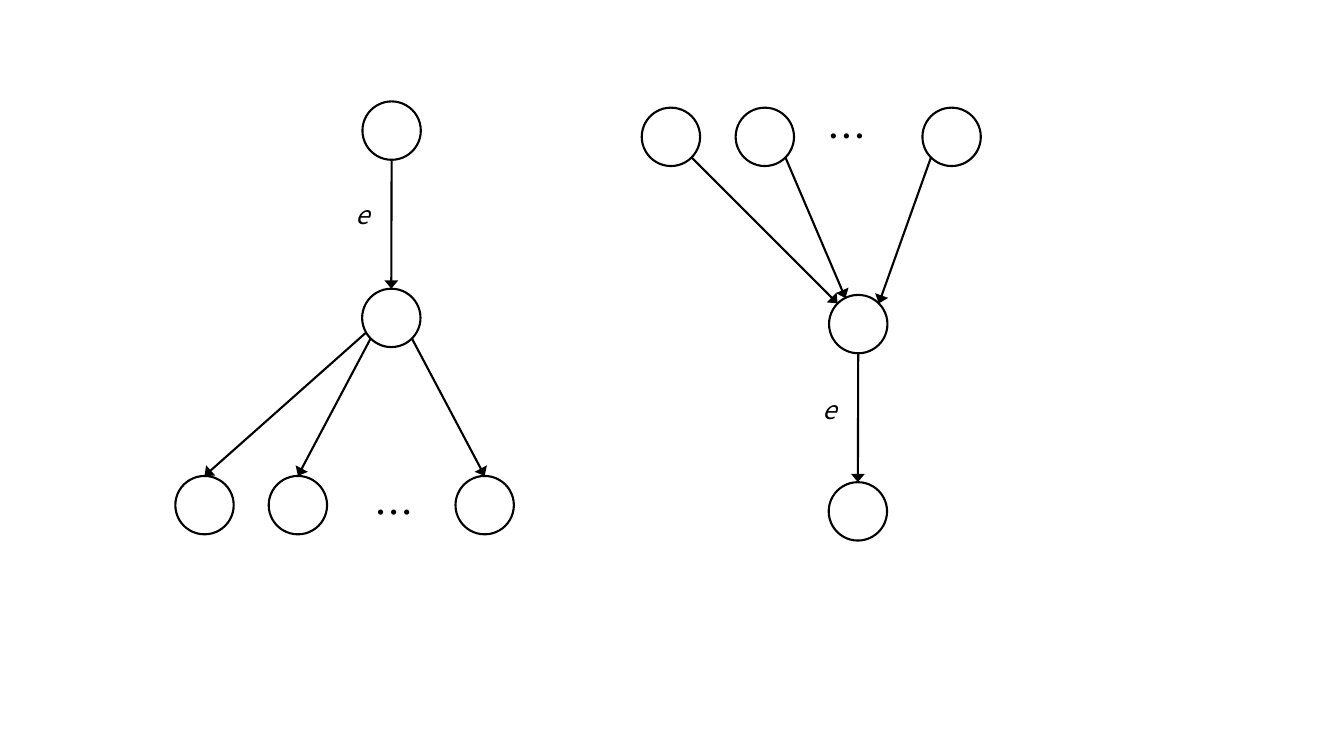
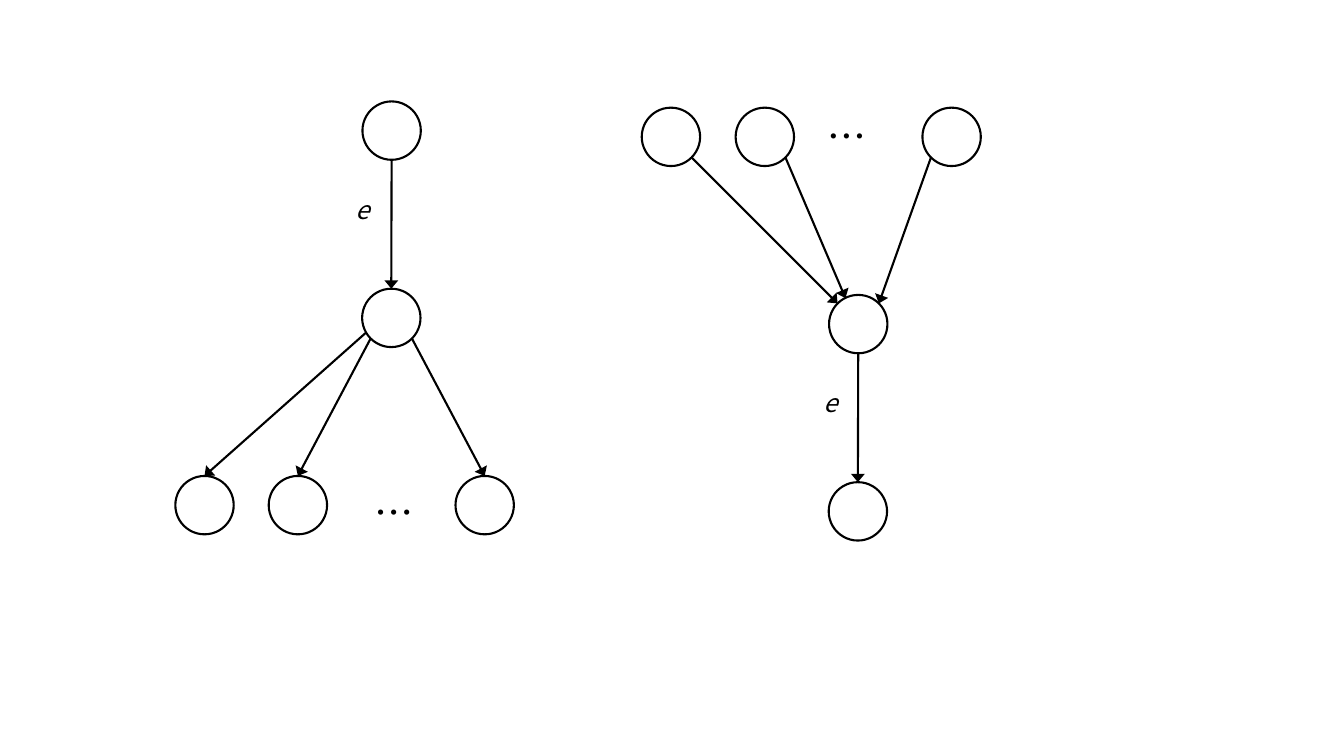
Before and after one commit to Ryo0021300/Monograph, a slide deck: slide 1 of Monograph/識別できない故障リンクの例.pptx. Drawn at 1344x756 pixels with LibreOffice and Linux fonts; fonts in the diff are those of the drawing. Boxes give left, top, right and bottom in pixels: in the first picture for what was removed or moved away, otherwise in the second. Text is boxed around its words. In the diff, an @@ line names an element or a change of style, - is before the commit and + after.

```diff
--- a/Monograph/識別できない故障リンクの例.pptx
+++ b/Monograph/識別できない故障リンクの例.pptx
@@ text "e": place and size @@
-text "e" at bbox=[356, 210, 370, 225]
+text "e" at bbox=[356, 205, 370, 220]
@@ text "e": place and size @@
-text "e" at bbox=[822, 405, 836, 420]
+text "e" at bbox=[824, 398, 838, 413]
```
Also in this commit, not shown: 7 other files.
